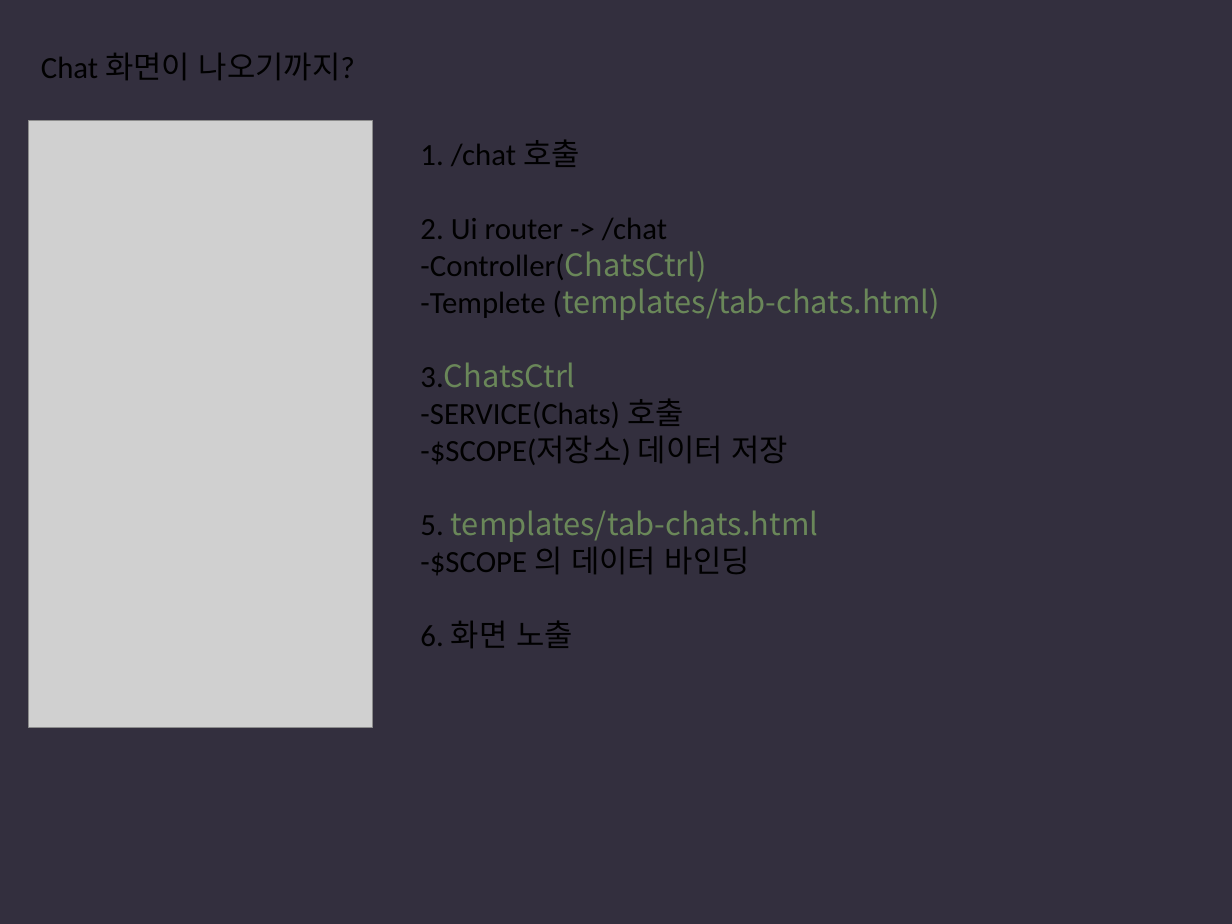
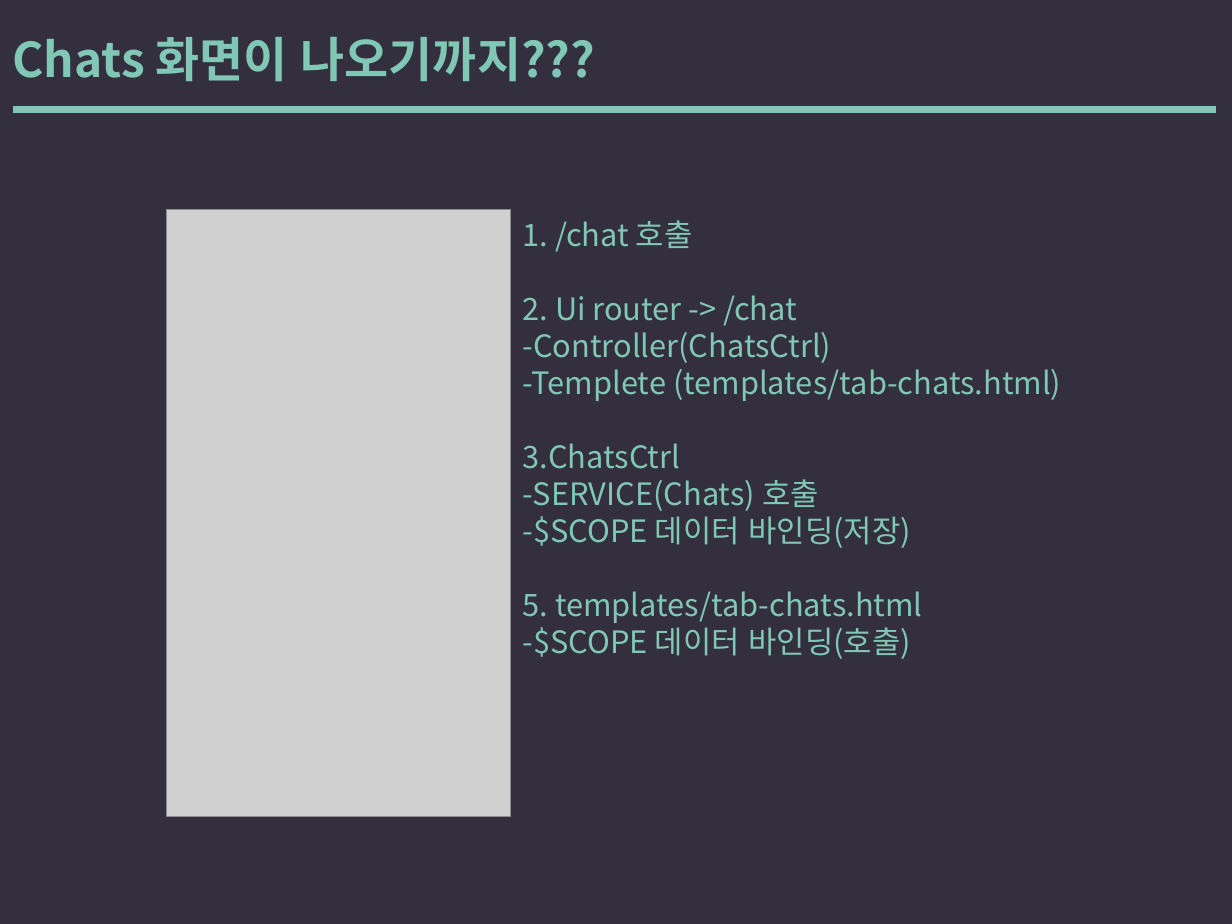
Before and after one commit to yysstory/mozzi, a slide deck: slide 26 of DOCS/1.pptx. Drawn at 1232x924 pixels with LibreOffice and Linux fonts; fonts in the diff are those of the drawing; grey boxes stand for pictures. Boxes give left, top, right and bottom in pixels: in the first picture for what was removed or moved away, otherwise in the second. Text is boxed around its words. In the diff, an @@ line names an element or a change of style, - is before the commit and + after.

```diff
--- a/DOCS/1.pptx
+++ b/DOCS/1.pptx
@@ text at <box>12,37,595,82</box>: text changed; size 18 to 28 pt; font Calibri to Noto Sans CJK KR; text colour #000000 to #80C8B5; bold on @@
-Chat 화면이 나오기까지?
+Chats 화면이 나오기까지???
@@ line added from (16, 110) to (1212, 110), #80C8B5 4 pt @@
@@ picture: place and size @@
-picture at <box>28,121,372,727</box>
+picture at <box>166,209,510,816</box>
@@ text "1. /chat 호출": place and size @@
-text "1. /chat 호출" at <box>420,140,940,648</box>
+text "1. /chat 호출" at <box>523,220,1061,659</box>
@@ text at <box>523,220,1061,623</box>: font Calibri to Noto Sans CJK KR, text colour #000000 to #80C8B5 in "1. /chat 호출", "2. Ui router -> /chat", "-Controller(ChatsCtrl)", "-Templete (templates/tab-chats.html)" and 3 more places; text colour #6A8759 to #80C8B5 in "-Controller(ChatsCtrl)", "(templates/tab-chats.html)", "3.ChatsCtrl", "templates/tab-chats.html" @@
@@ text at <box>523,516,910,548</box>: text changed; font Calibri to Noto Sans CJK KR; text colour #000000 to #80C8B5 @@
--$SCOPE(저장소) 데이터 저장
+-$SCOPE 데이터 바인딩(저장)
@@ text at <box>523,622,910,659</box>: text changed; font Calibri to Noto Sans CJK KR; text colour #000000 to #80C8B5 @@
--$SCOPE 의 데이터 바인딩
-6. 화면 노출
+-$SCOPE 데이터 바인딩(호출)
```
Also in this commit, not shown: 27 other slides changed.
